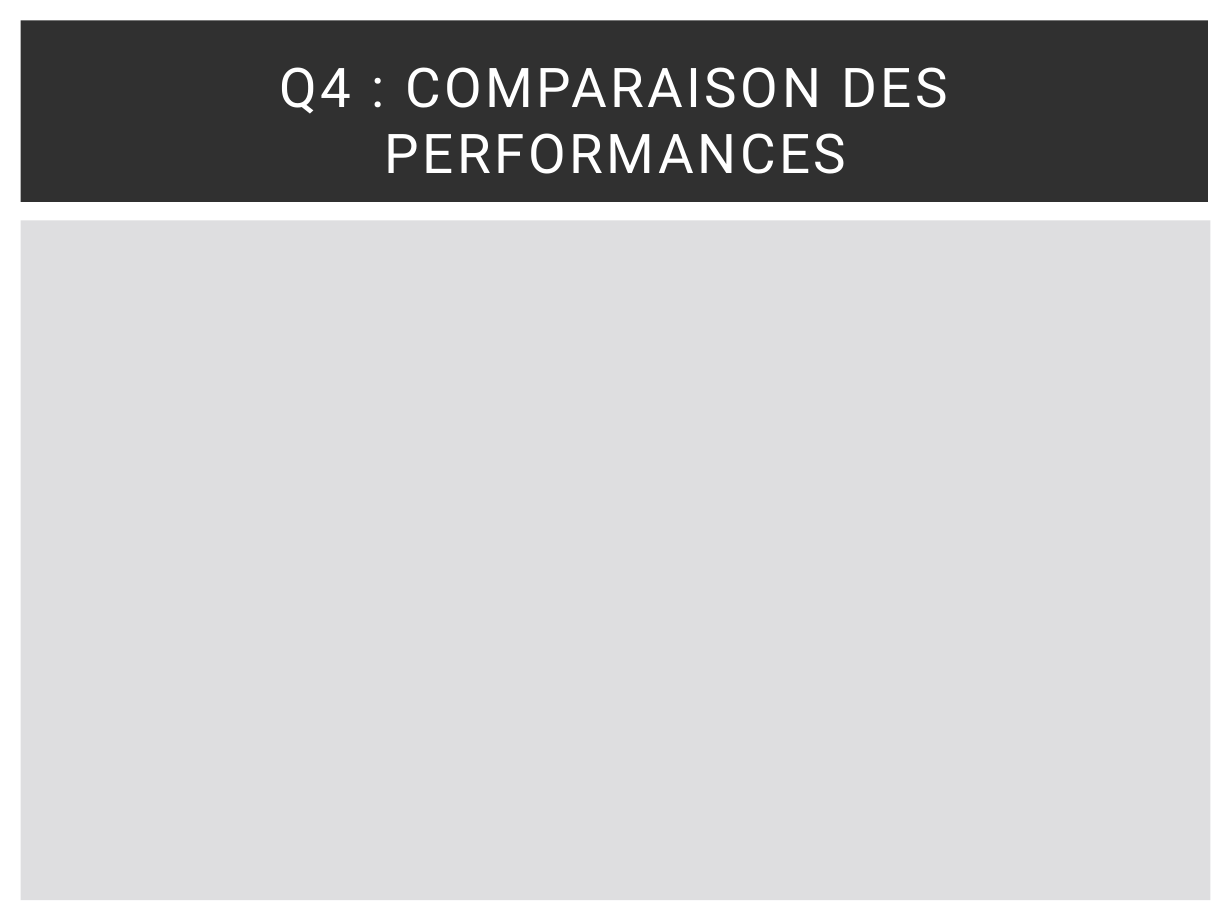
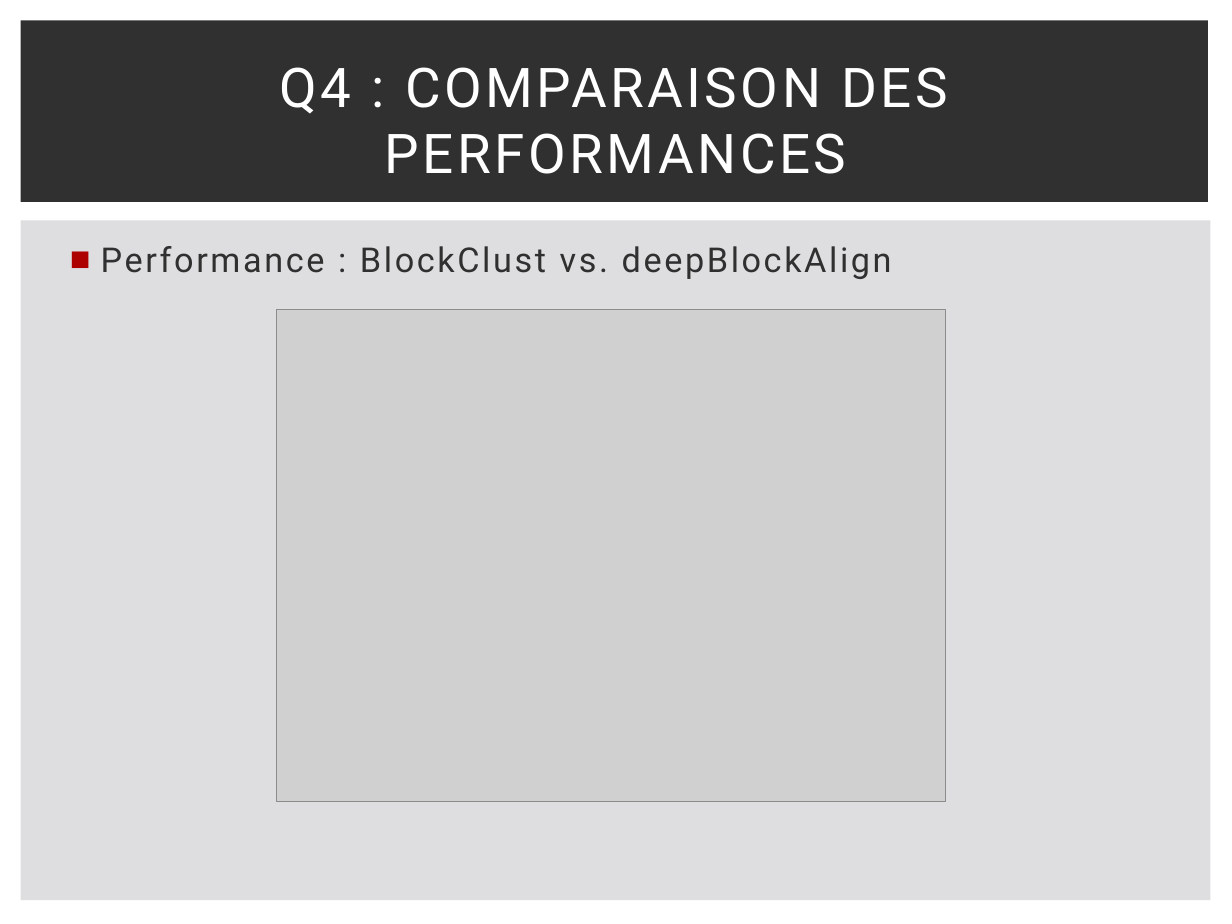
Before and after one commit to MaxChaza/M2BBS, a slide deck: slide 11 of Communication/BlockClust.pptx (slide 12 before the commit). Drawn at 1232x924 pixels with LibreOffice and Linux fonts; fonts in the diff are those of the drawing; grey boxes stand for pictures. Boxes give left, top, right and bottom in pixels: in the first picture for what was removed or moved away, otherwise in the second. Text is boxed around its words. In the diff, an @@ line names an element or a change of style, - is before the commit and + after.

```diff
--- a/Communication/BlockClust.pptx
+++ b/Communication/BlockClust.pptx
@@ text added at (101, 246, 892, 279), 20 pt, text #303030 @@
+■ Performance : BlockClust vs. deepBlockAlign
@@ picture added at (276, 309, 945, 801) @@
```
Also in this commit, not shown: 4 other slides changed, 1 slide removed.
